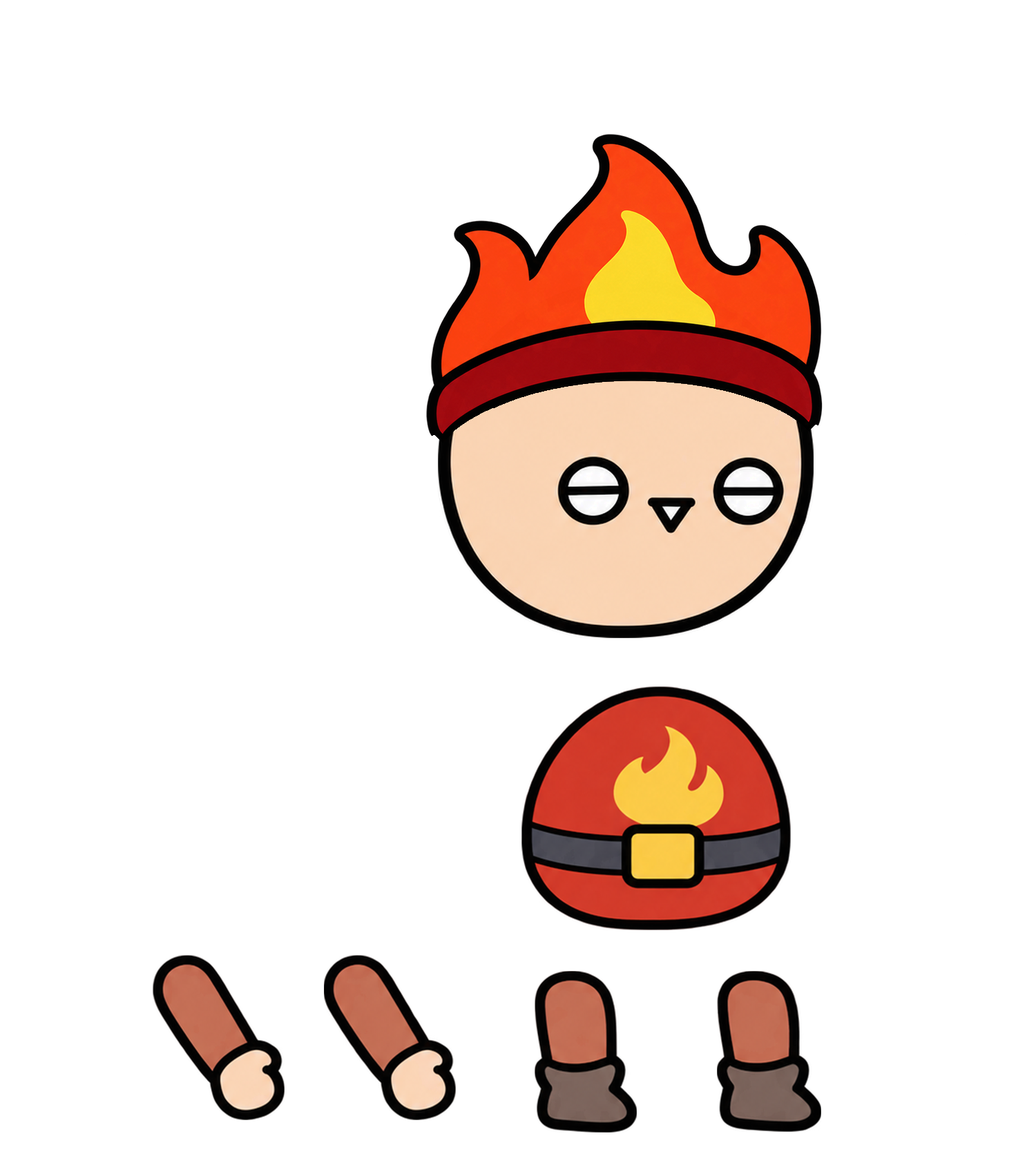
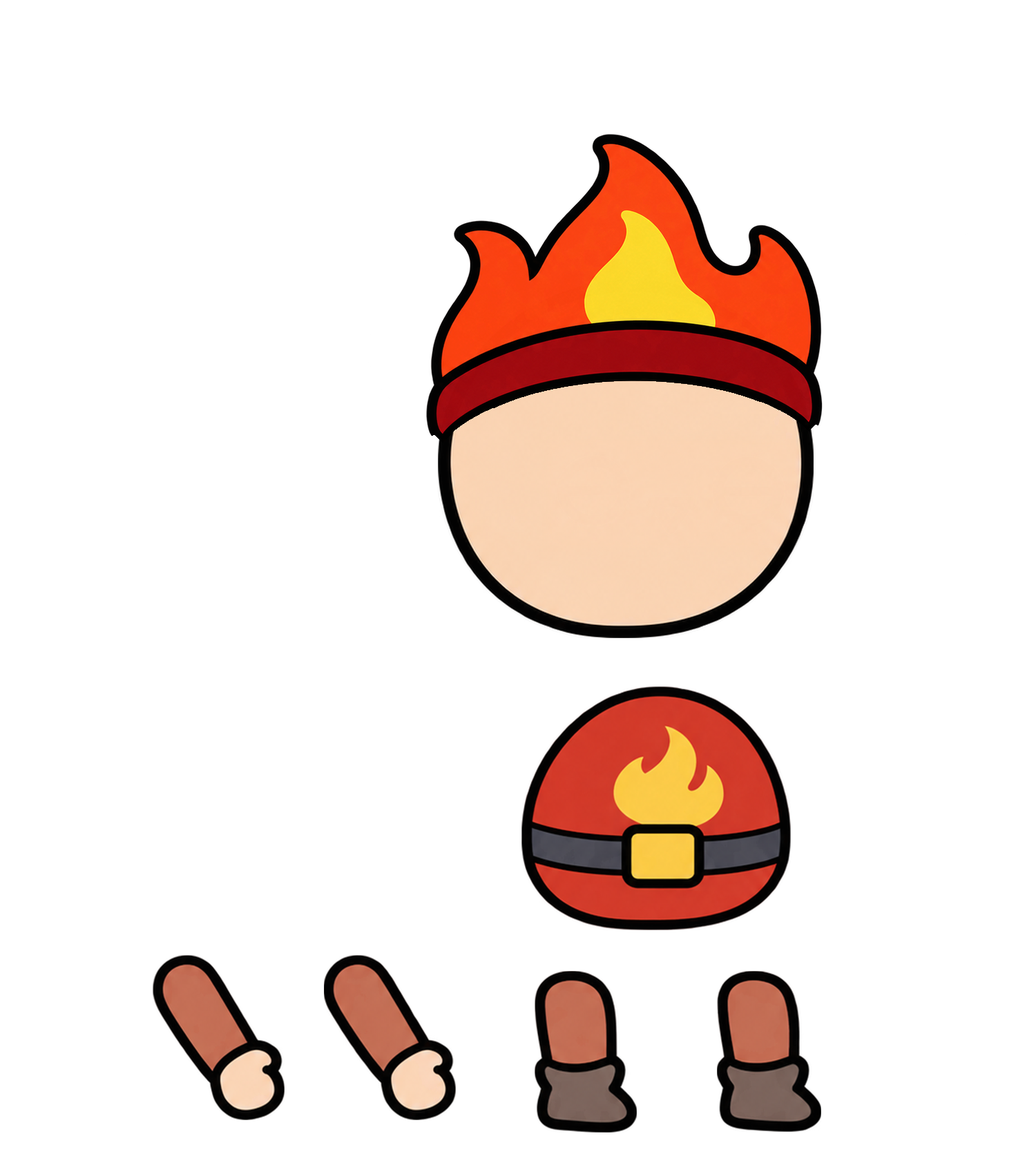
The second w=1036, h=1174 image is a revision of the first. Changes to its layers:
painted on "머리" over box(549, 442, 801, 553)
